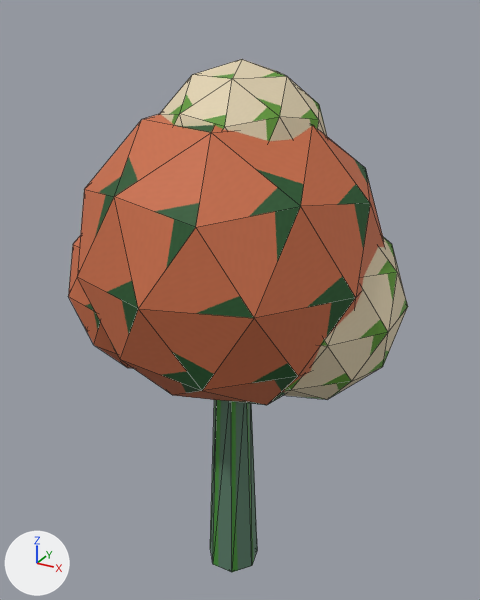
The glTF model public/models/citykit/tree-lod0.glb: old version first, new version second.
Rendered twice from a 50 mm lens placed at (2.25, -3.96, 4.47), pointed at (0.01, 0.1, 2.44). The axes (+X, +Y, +Z) are drawn at lower left. The lights are the same throughout. The first picture is the older version. Mesh edges are drawn as thin lines. Vertices at exactly the same position are counted once.

Names of what the first picture shows: 'tree-lod0'.
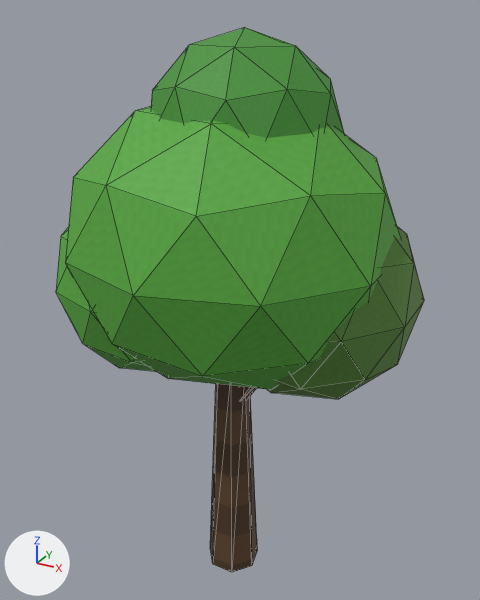
Diff of the bpy script that builds the scene:
```diff
--- a/public/models/citykit/tree-lod0.glb.py
+++ b/public/models/citykit/tree-lod0.glb.py
@@ me_tree_lod0 @@
 # used by ob_tree_lod0; location = (0.0, 0.0, 0.0)
 # before: 17 (0.5, 0.04, 2.24), 19 (0.53, 0.01, 2.22), 21 (0.52, -0.03, 2.22), 23 (0.48, -0.03, 2.25), 25 (0.47, 0.01, 2.26)
-me_tree_lod0.from_pydata(...)  # 202 vertices, 376 faces; spans x -1.13..1.22, y -1.12..1.12, z 0.0..4.17
-me_tree_lod0.vertices[3].co = (0.0, 0.14, 1.9)
-me_tree_lod0.vertices[5].co = (0.11, 0.09, 1.9)
-me_tree_lod0.vertices[7].co = (0.14, -0.03, 1.9)
-me_tree_lod0.vertices[9].co = (0.06, -0.13, 1.9)
-me_tree_lod0.vertices[11].co = (-0.06, -0.13, 1.9)
-me_tree_lod0.vertices[13].co = (-0.14, -0.03, 1.9)
-me_tree_lod0.vertices[15].co = (-0.11, 0.09, 1.9)
+me_tree_lod0.from_pydata(...)  # 202 vertices, 376 faces; spans x -1.2..1.32, y -1.16..1.16, z 0.0..4.36
+# me_tree_lod0 part 1: the loose piece of 42 vertices spanning x -1.07..1.07, y -1.12..1.12, z 1.73..3.97 is scaled about its middle by (1.09, 1.04, 0.953), then moved by (0.0, 0.0, 0.1)
+# me_tree_lod0 part 2: the loose piece of 42 vertices spanning x -0.18..1.22, y -0.62..0.86, z 1.81..3.29 is scaled about its middle by 1.05, then moved by (0.06, 0.03, 0.05)
+# me_tree_lod0 part 3: the loose piece of 42 vertices spanning x -1.13..0.21, y -0.92..0.48, z 1.92..3.32 is scaled about its middle by 1.06, then moved by (-0.04, -0.02, 0.04)
+# me_tree_lod0 part 4: the loose piece of 42 vertices spanning x -0.54..0.64, y -0.56..0.68, z 2.93..4.17 is scaled about its middle by 1.1, then moved by (0.01, 0.02, 0.13)
+# me_tree_lod0 part 5
+for i in [17, 19, 21, 23, 25]: me_tree_lod0.vertices[i].co += Vector((0.0, 0.0, 0.04))
+me_tree_lod0.vertices[3].co = (0.0, 0.13, 1.96)
+me_tree_lod0.vertices[5].co = (0.1, 0.08, 1.96)
+me_tree_lod0.vertices[7].co = (0.13, -0.03, 1.96)
+me_tree_lod0.vertices[9].co = (0.06, -0.12, 1.96)
+me_tree_lod0.vertices[11].co = (-0.06, -0.12, 1.96)
+me_tree_lod0.vertices[13].co = (-0.13, -0.03, 1.96)
+me_tree_lod0.vertices[15].co = (-0.1, 0.08, 1.96)
+# other edits to the shape of me_tree_lod0 do not show in these pictures
 me_tree_lod0.materials.append(mat_kit_atlas)
```

What differs and where, as boxes [x1, y1, x2, y2] in the pictures (480 x 600 px; the box of a moved part takes in the faces that stretch with it):
'tree-lod0', reshaped (8% wider, 6% taller): before [68, 59, 408, 572]; after [56, 27, 424, 572]
part 1 of me_tree_lod0, moved or reshaped: before [77, 114, 385, 405]; after [65, 106, 401, 390]
part 2 of me_tree_lod0, moved or reshaped: before [284, 237, 408, 400]; after [267, 227, 424, 399]
part 3 of me_tree_lod0, moved or reshaped: before [68, 236, 132, 368]; after [56, 227, 157, 372]
part 4 of me_tree_lod0, moved or reshaped: before [160, 59, 327, 141]; after [151, 27, 344, 138]
part 5 of me_tree_lod0, moved or reshaped: before [210, 400, 257, 572]; after [210, 384, 257, 572]
